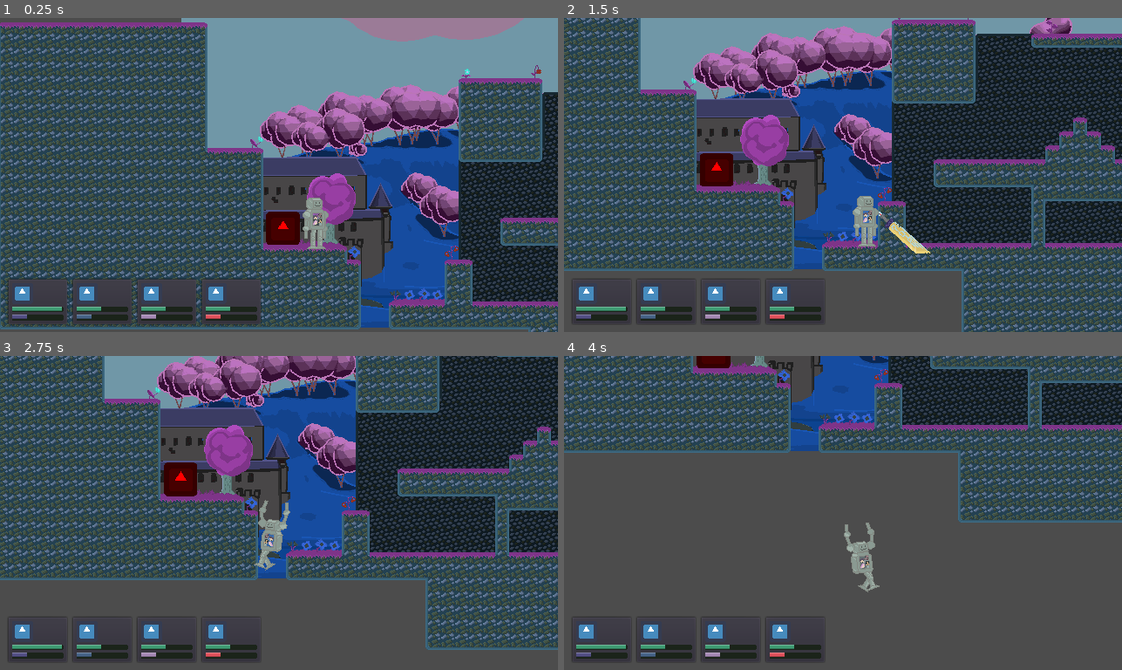
Above: before the commit, frames 1-4 (two rows, left to right).
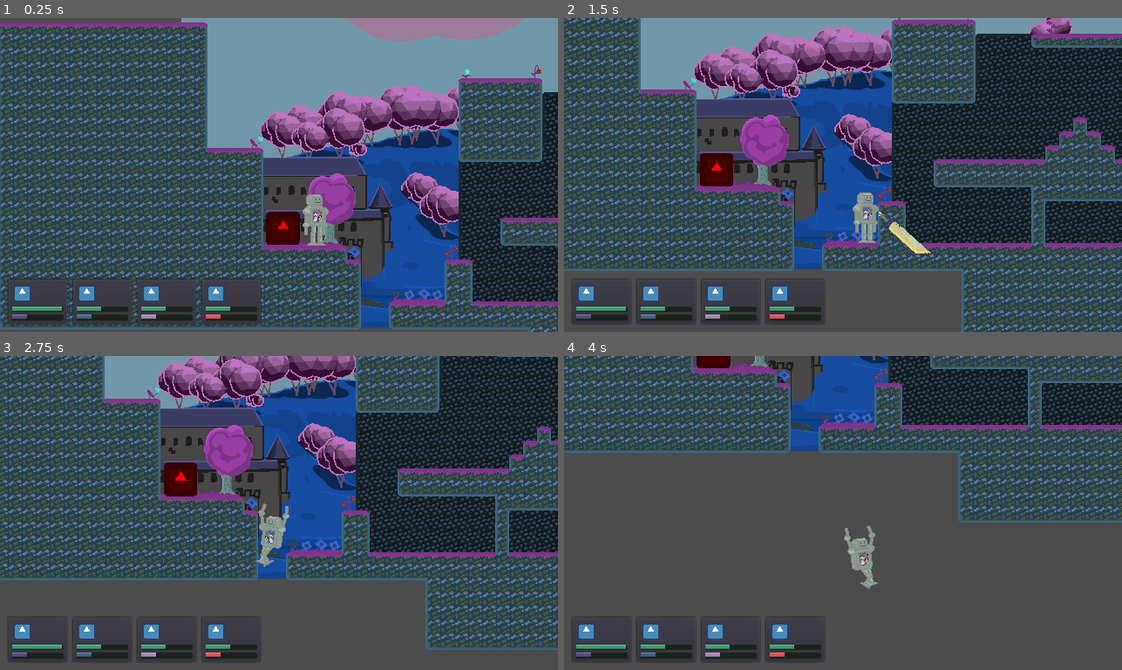
Above: after the commit, the same moments.

Repository: Cosebdd/CosmoDream
Game: Godot game, scene res://world/World.tscn
Two runs of this game, one before a commit and one after it. Both use one fixed random seed, a clock stepped at 60 frames per second and the inputs below. The engine's default icon, where the game draws it, is replaced by a stand-in: a white triangle on a blue panel in a dark square.
Inputs:
- Up to frame 1 (0.25 s): no input
- Up to frame 2 (1.5 s): hold Right (move_right) from 0.53 s (still down); tap F (base_attack) at 0.6, 1.35 s; tap Space (jump) at 0.77 s
- Up to frame 3 (2.75 s): tap Space (jump) at 1.52 s; release Right (move_right) at 2.03 s; hold Left (move_left) from 2.03 s (still down); tap F (base_attack) at 2.1 s
- Up to frame 4 (4 s): release Left (move_left) at 2.78 s; hold Right (move_right) from 2.78 s (still down); tap F (base_attack) at 2.85, 3.6 s; tap Space (jump) at 3.02, 3.77 s

The runs differ from the first frame. In frame 1, 0.2% of the frame differs, in the area x 54-59%, y 56-74%; in frame 2, 0.2%; in frame 3, 0.3%; in frame 4, 0.3%, in the area x 50-57%, y 53-76%.

Commit message:
Fixed broken position

Diff:
--- a/kinematic-objects/player/Player.tscn
+++ b/kinematic-objects/player/Player.tscn
@@ -985,7 +985,6 @@
 [node name="Body" type="Node2D" parent="."]
 
 [node name="Polygons" type="Node2D" parent="Body"]
-position = Vector2( 0, 4 )
 __meta__ = {
 "_edit_group_": true
 }
